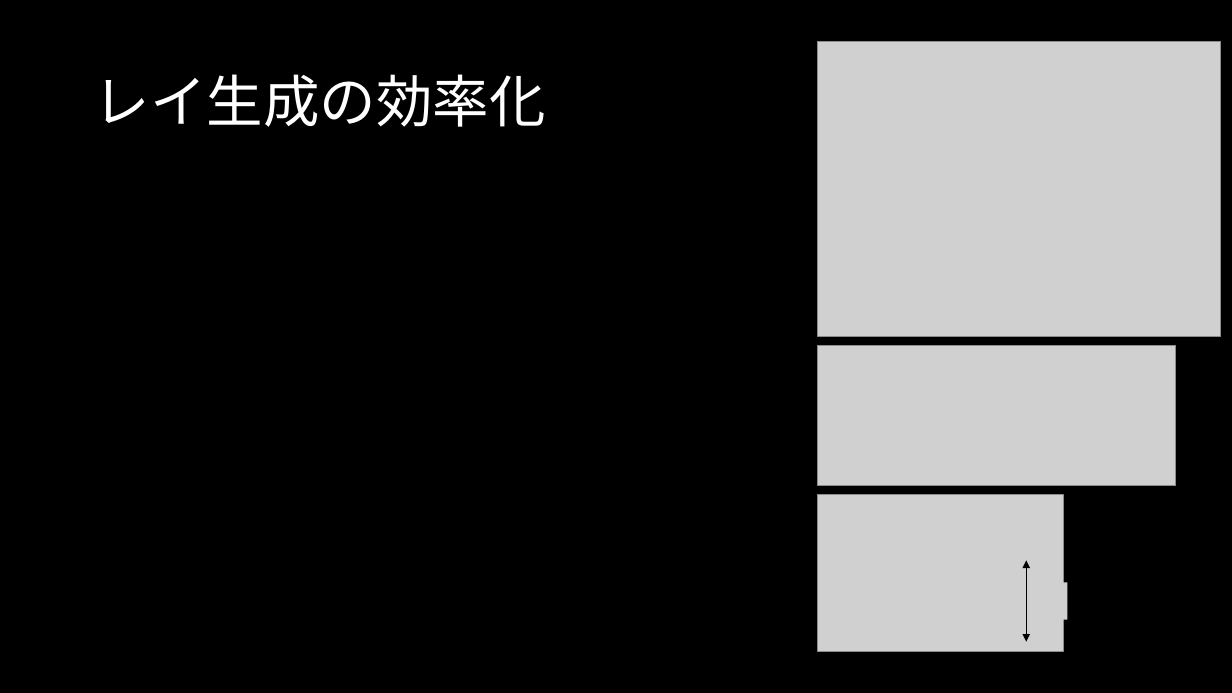
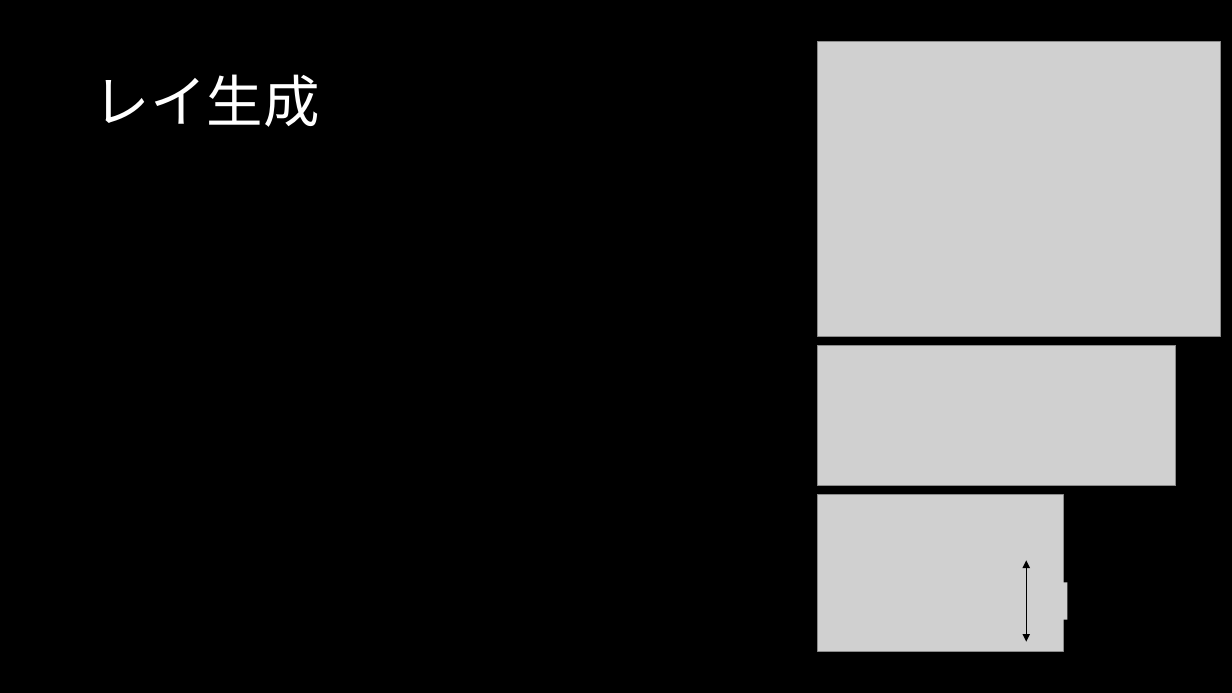
Before and after one commit to s141044/private, a slide deck: slide 6 of memo/Realistic Camera.pptx (slide 3 before the commit). Drawn at 1232x693 pixels with LibreOffice and Linux fonts; fonts in the diff are those of the drawing; grey boxes stand for pictures. Boxes give left, top, right and bottom in pixels: in the first picture for what was removed or moved away, otherwise in the second. Text is boxed around its words. In the diff, an @@ line names an element or a change of style, - is before the commit and + after.

```diff
--- a/memo/Realistic Camera.pptx
+++ b/memo/Realistic Camera.pptx
@@ title at [94,74,320,127]: text changed @@
-レイ生成の効率化
+レイ生成
```
Also in this commit, not shown: 1 other slide changed, 8 slides added, 9 other files.
